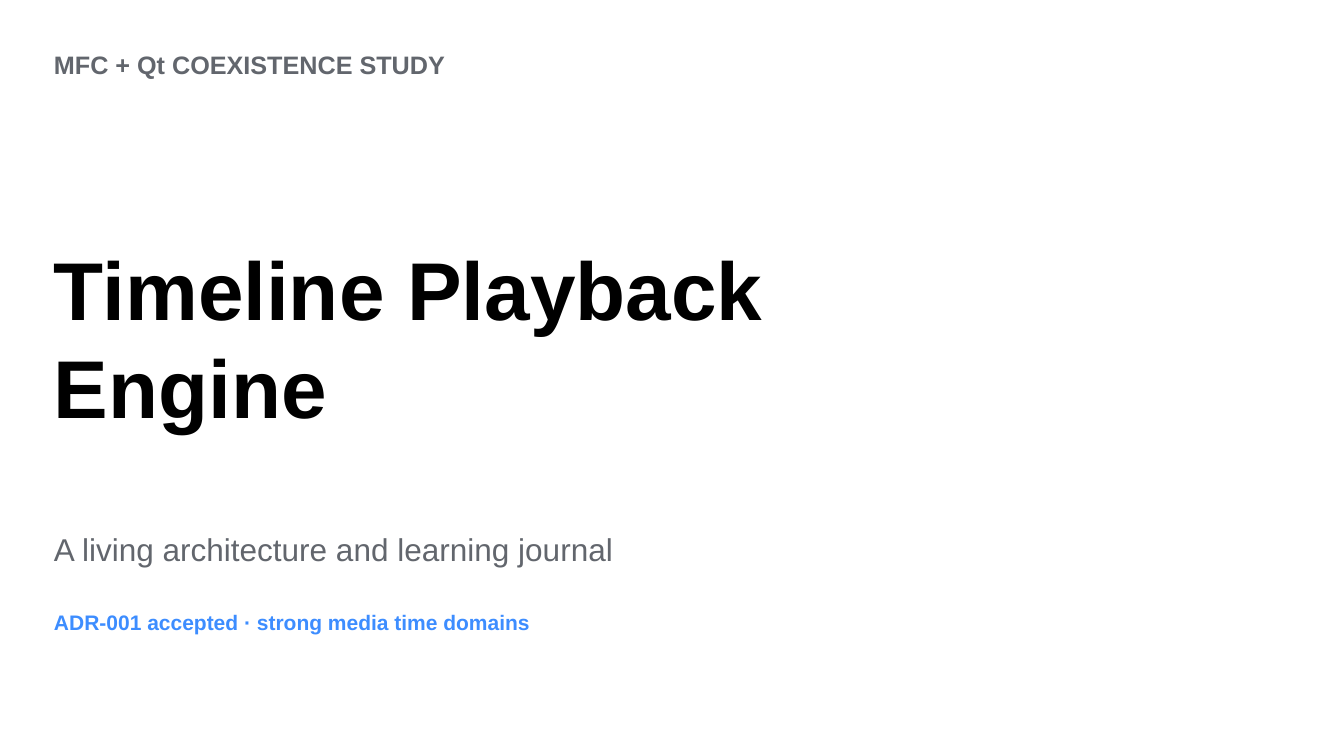
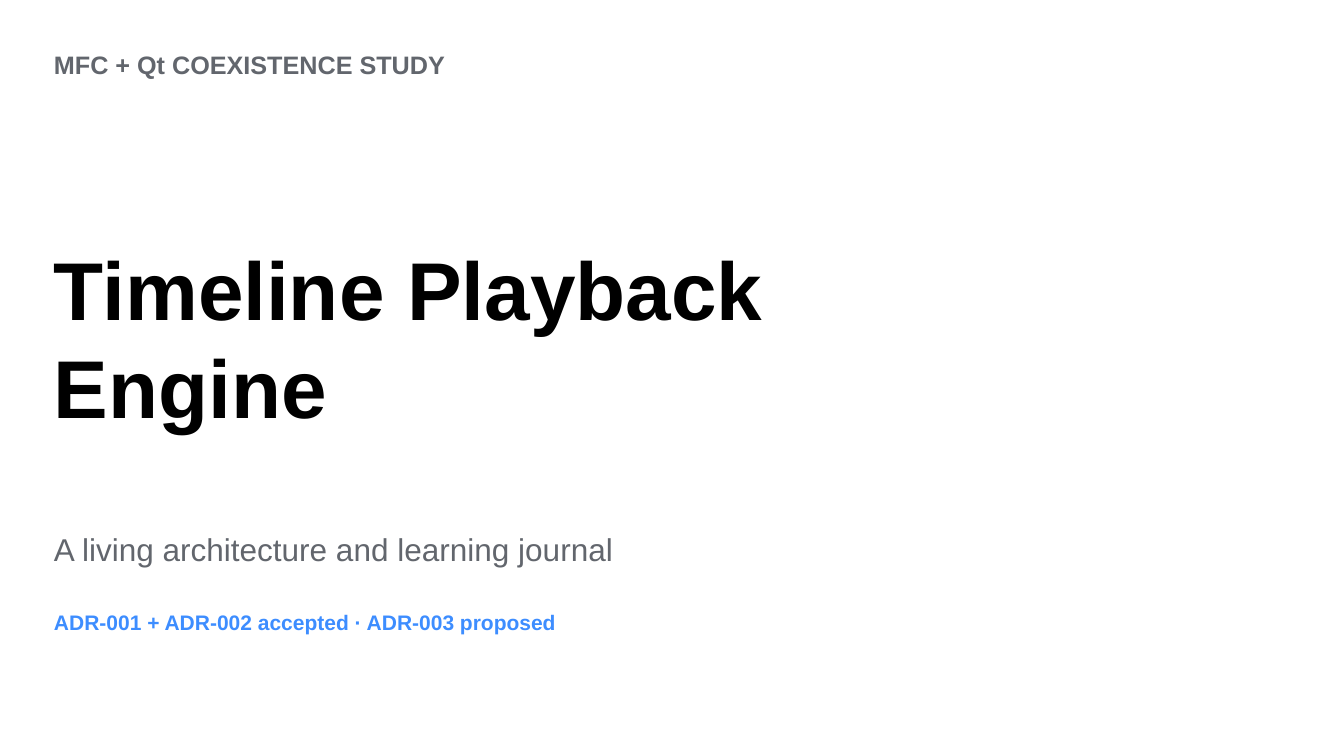
Before and after one commit to alberthsu-cl/qt-Samples, a slide deck: slide 1 of MiniEditorCoexistence/docs/Timeline-Playback-Engine-Learning.pptx. Drawn at 1344x756 pixels with LibreOffice and Linux fonts; fonts in the diff are those of the drawing. Boxes give left, top, right and bottom in pixels: in the first picture for what was removed or moved away, otherwise in the second. Text is boxed around its words. In the diff, an @@ line names an element or a change of style, - is before the commit and + after.

Commit message:
Propose ADR-003 immutable playback snapshots

```diff
--- a/MiniEditorCoexistence/docs/Timeline-Playback-Engine-Learning.pptx
+++ b/MiniEditorCoexistence/docs/Timeline-Playback-Engine-Learning.pptx
@@ text at [54, 614, 556, 635]: text changed @@
-ADR-001 accepted · strong media time domains
+ADR-001 + ADR-002 accepted · ADR-003 proposed
```
Also in this commit, not shown: 2 other slides changed, 1 slide added, 2 other files.
